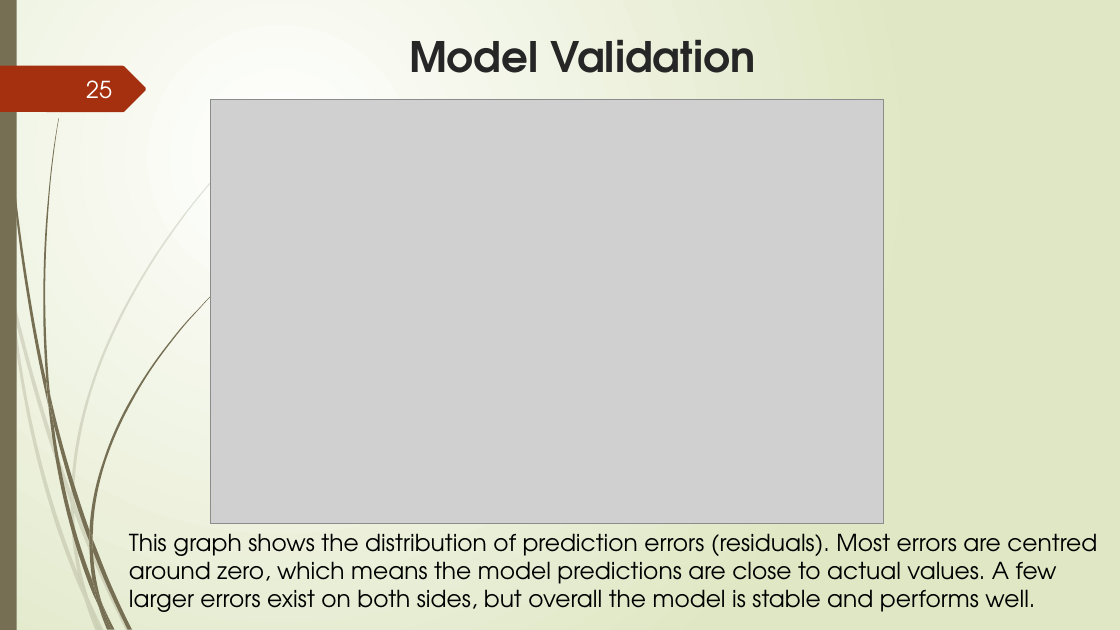
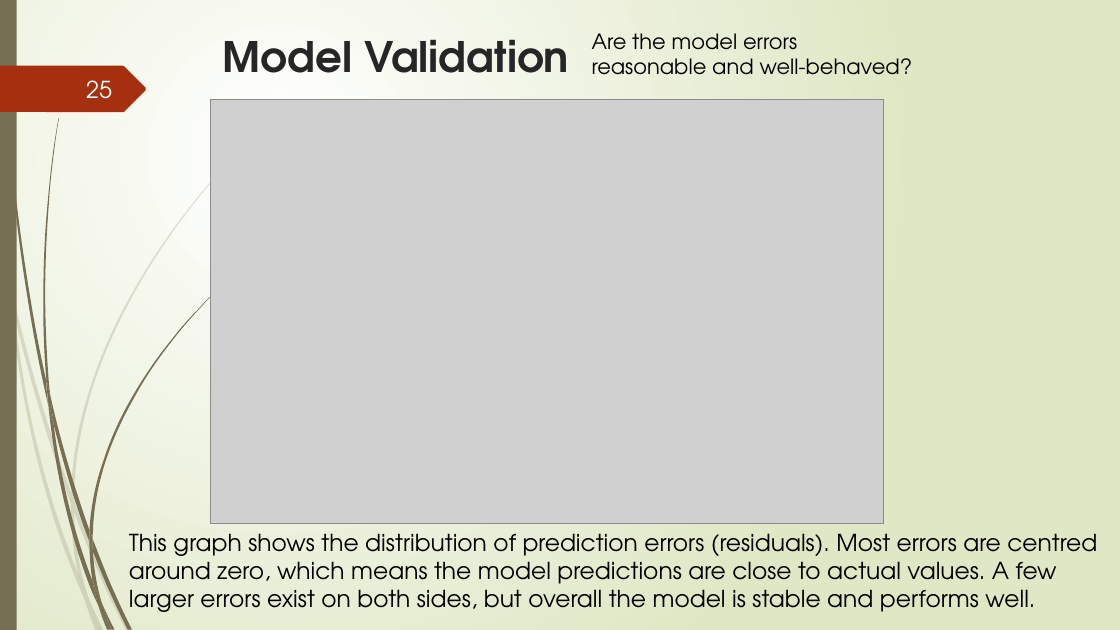
Before and after one commit to ruslan-durrani/herts-ds-project-24079307, a slide deck: slide 25 of data/Presentation Document ppt.pptx. Drawn at 1120x630 pixels with LibreOffice and Linux fonts; fonts in the diff are those of the drawing; grey boxes stand for pictures. Boxes give left, top, right and bottom in pixels: in the first picture for what was removed or moved away, otherwise in the second. Text is boxed around its words. In the diff, an @@ line names an element or a change of style, - is before the commit and + after.

```diff
--- a/data/Presentation Document ppt.pptx
+++ b/data/Presentation Document ppt.pptx
@@ title "Model Validation": place and size @@
-title "Model Validation" at (409, 39, 755, 73)
+title "Model Validation" at (223, 39, 569, 73)
@@ text added at (592, 33, 913, 75), 18 pt, text #000000 @@
+Are the model errors reasonable and well-behaved?
```
Also in this commit, not shown: 6 other slides changed.
